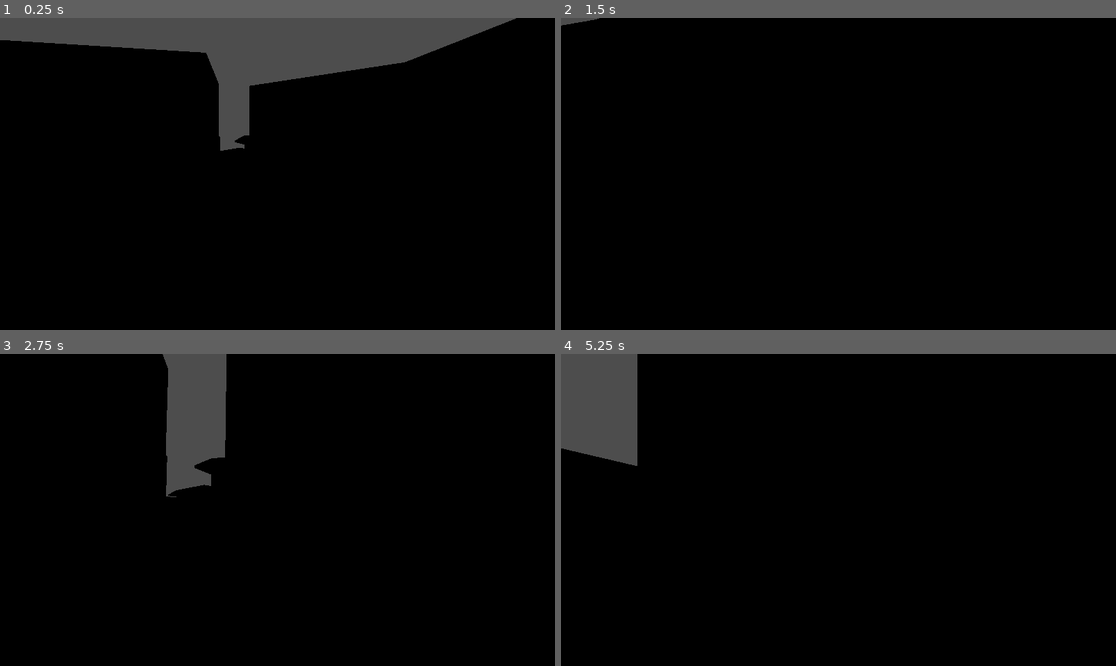
Above: before the commit, frames 1-4 (two rows, left to right).
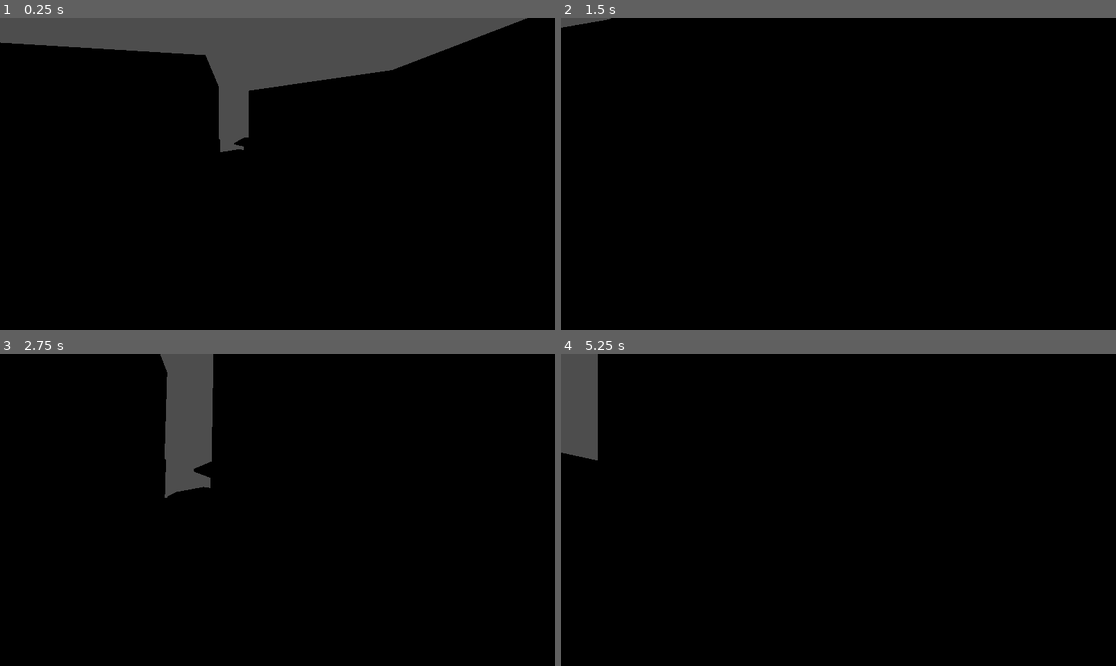
Above: after the commit, the same moments.

Repository: naruset666/PROJECT-3D
Game: Godot game, scene res://WORLD.tscn
Same seed, same stepped clock (60 frames per second), same inputs: the game is played once before the commit and once after it.
Inputs (mouse positions are in pixels of both pictures, inside the frame that each line leads up to):
- Up to frame 1 (0.25 s): no input
- Up to frame 2 (1.5 s): tap Enter (ui_accept) at 0.5, 0.77 s; move the mouse to (866, 174) at 0.52 s; hold W (up) from 0.53 s (still down); move the mouse to (810, 174) at 1.27 s
- Up to frame 3 (2.75 s): keep holding W (up); tap Enter (ui_accept) at 1.52, 2 s; move the mouse to (288, 503) at 2.02 s
- Up to frame 4 (5.25 s): keep holding W (up); move the mouse to (832, 516) at 2.77 s; tap Enter (ui_accept) at 3.02, 3.77, 4.52 s; move the mouse to (877, 513) at 3.52 s; move the mouse to (794, 506) at 4.27 s; move the mouse to (844, 510) at 5.02 s

The runs differ from the first frame. In frame 1, 1.1% of the frame differs, in the area x 0-95%, y 0-43%; in frame 2, less than 0.1%; in frame 3, 1.0%; in frame 4, 2.5%, in the area x 0-14%, y 0-36%.

Commit message:
123123123123

Diff:
--- a/PLAYER.tscn
+++ b/PLAYER.tscn
@@ -1,12 +1,10 @@
-[gd_scene load_steps=5 format=3 uid="uid://bmul8hgird7at"]
+[gd_scene load_steps=4 format=3 uid="uid://bmul8hgird7at"]
 
 [ext_resource type="Script" uid="uid://budfeoo8cr0cu" path="res://player.gd" id="1_5qx4t"]
 [ext_resource type="Script" uid="uid://fkat6y2o1ify" path="res://head.gd" id="2_x3g1t"]
 
 [sub_resource type="CapsuleShape3D" id="CapsuleShape3D_7nltm"]
 height = 2.06264
-
-[sub_resource type="CapsuleMesh" id="CapsuleMesh_5qx4t"]
 
 [node name="player" type="CharacterBody3D"]
 transform = Transform3D(1, 0, 0, 0, 1, 0, 0, 0, 1, 0, 0.659024, 0)
@@ -16,10 +14,9 @@
 shape = SubResource("CapsuleShape3D_7nltm")
 
 [node name="MeshInstance3D" type="MeshInstance3D" parent="."]
-mesh = SubResource("CapsuleMesh_5qx4t")
 
 [node name="head" type="Node3D" parent="."]
 script = ExtResource("2_x3g1t")
 
 [node name="Camera3D" type="Camera3D" parent="head"]
-transform = Transform3D(1, 0, 0, 0, 1, 0, 0, 0, 1, 0, 0.559211, 0.0176201)
+transform = Transform3D(1, 0, 0, 0, 1, 0, 0, 0, 1, 0, 0.880626, -0.138811)
